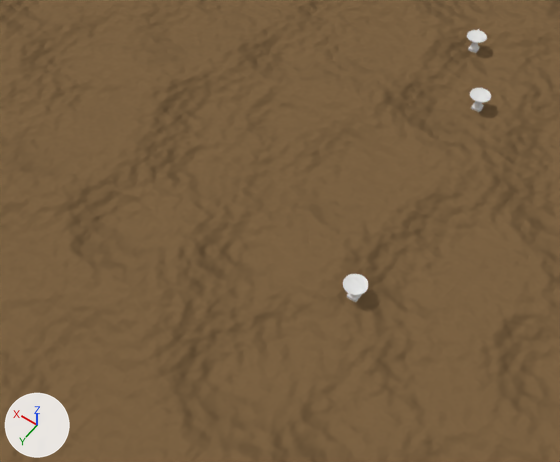
Two versions of the Blender file blendfiles/Observatory/Observatory.blend, one commit apart.
Before and after are seen from a 50 mm lens placed at (-112.0, 376.0, 346.0), pointed at (52.0, 146.0, -15.0). Lighting does not change. The marker at lower left points along +X, +Y and +Z.

Names of what the first picture shows: 'Ground', 'Telescope', 'Telescope.001', 'Telescope.002'.
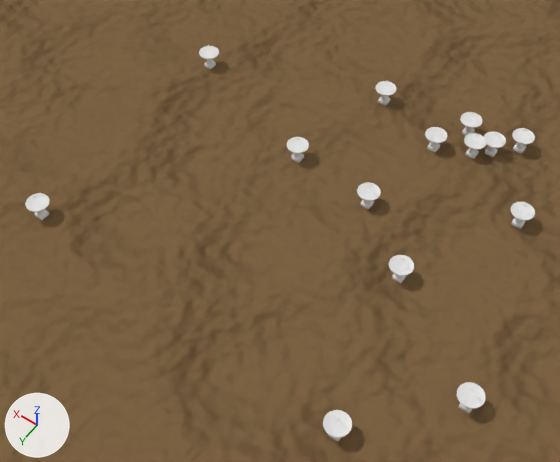
Pixel boxes (x1, y1, x2, y2) of what changed, in the pictures (560 x 462 px):
'Telescope.001', surface changed, moved: before (343, 274, 368, 302); after (511, 202, 535, 229)
'Telescope.014', added: after (323, 410, 352, 441)
'Telescope.002', surface changed, moved: before (467, 29, 487, 53); after (464, 133, 487, 159)
'Telescope.007', added: after (457, 382, 485, 413)
'Telescope.011', added: after (389, 255, 414, 283)
'Telescope.013', added: after (25, 193, 50, 220)
'Telescope.003', added: after (357, 182, 381, 209)
'Telescope.009', added: after (287, 137, 309, 162)
'Telescope.012', added: after (512, 128, 535, 154)
'Telescope.006', added: after (483, 132, 506, 157)
'Telescope.008', added: after (425, 127, 447, 152)
'Telescope.005', added: after (460, 112, 482, 135)
'Telescope', no longer drawn: before (470, 88, 491, 112)
'Telescope.010', added: after (375, 81, 396, 105)
'Telescope.004', added: after (199, 45, 219, 69)

Patch to the scene script:
```diff
--- a/blendfiles/Observatory/Observatory.blend.py
+++ b/blendfiles/Observatory/Observatory.blend.py
@@ ob_telescope_001 @@
 ob_telescope_001 = bpy.data.objects.new('Telescope.001', None)
-ob_telescope_001.location = (-12.6, 168.5, 0.0)
+ob_telescope_001.location = (-62.2, 72.4, 0.0)
 ob_telescope_001.instance_type = 'COLLECTION'
@@ ob_telescope_002 @@
 ob_telescope_002 = bpy.data.objects.new('Telescope.002', None)
-ob_telescope_002.location = (28.6, -51.8, 0.0)
+ob_telescope_002.location = (-15.9, 38.7, 0.0)
 ob_telescope_002.instance_type = 'COLLECTION'
@@ ob_telescope_014 @@
+ob_telescope_014 = bpy.data.objects.new('Telescope.014', None)
+ob_telescope_014.location = (-46.8, 238.5, 0.0)
+ob_telescope_014.instance_type = 'COLLECTION'
+ob_telescope_014.instance_collection = col_telescope
@@ ob_telescope_013 @@
+ob_telescope_013 = bpy.data.objects.new('Telescope.013', None)
+ob_telescope_013.location = (162.9, 225.5, 0.0)
+ob_telescope_013.instance_type = 'COLLECTION'
+ob_telescope_013.instance_collection = col_telescope
@@ ob_telescope_012 @@
+ob_telescope_012 = bpy.data.objects.new('Telescope.012', None)
+ob_telescope_012.location = (-37.7, 17.9, 0.0)
+ob_telescope_012.instance_type = 'COLLECTION'
+ob_telescope_012.instance_collection = col_telescope
@@ ob_telescope_011 @@
+ob_telescope_011 = bpy.data.objects.new('Telescope.011', None)
+ob_telescope_011.location = (-25.7, 144.0, 0.0)
+ob_telescope_011.instance_type = 'COLLECTION'
+ob_telescope_011.instance_collection = col_telescope
@@ ob_telescope_010 @@
+ob_telescope_010 = bpy.data.objects.new('Telescope.010', None)
+ob_telescope_010.location = (52.0, 29.2, 0.0)
+ob_telescope_010.instance_type = 'COLLECTION'
+ob_telescope_010.instance_collection = col_telescope
@@ ob_telescope_009 @@
+ob_telescope_009 = bpy.data.objects.new('Telescope.009', None)
+ob_telescope_009.location = (69.2, 103.3, 0.0)
+ob_telescope_009.instance_type = 'COLLECTION'
+ob_telescope_009.instance_collection = col_telescope
@@ ob_telescope_008 @@
+ob_telescope_008 = bpy.data.objects.new('Telescope.008', None)
+ob_telescope_008.location = (5.8, 47.6, 0.0)
+ob_telescope_008.instance_type = 'COLLECTION'
+ob_telescope_008.instance_collection = col_telescope
@@ ob_telescope_007 @@
+ob_telescope_007 = bpy.data.objects.new('Telescope.007', None)
+ob_telescope_007.location = (-90.0, 190.3, 0.0)
+ob_telescope_007.instance_type = 'COLLECTION'
+ob_telescope_007.instance_collection = col_telescope
@@ ob_telescope_006 @@
+ob_telescope_006 = bpy.data.objects.new('Telescope.006', None)
+ob_telescope_006.location = (-24.8, 30.7, 0.0)
+ob_telescope_006.instance_type = 'COLLECTION'
+ob_telescope_006.instance_collection = col_telescope
@@ ob_telescope_005 @@
+ob_telescope_005 = bpy.data.objects.new('Telescope.005', None)
+ob_telescope_005.location = (-5.5, 23.4, 0.0)
+ob_telescope_005.instance_type = 'COLLECTION'
+ob_telescope_005.instance_collection = col_telescope
@@ ob_telescope_004 @@
+ob_telescope_004 = bpy.data.objects.new('Telescope.004', None)
+ob_telescope_004.location = (166.2, 67.2, 0.0)
+ob_telescope_004.instance_type = 'COLLECTION'
+ob_telescope_004.instance_collection = col_telescope
@@ ob_telescope_003 @@
+ob_telescope_003 = bpy.data.objects.new('Telescope.003', None)
+ob_telescope_003.location = (15.3, 110.0, 0.0)
+ob_telescope_003.instance_type = 'COLLECTION'
+ob_telescope_003.instance_collection = col_telescope
```
